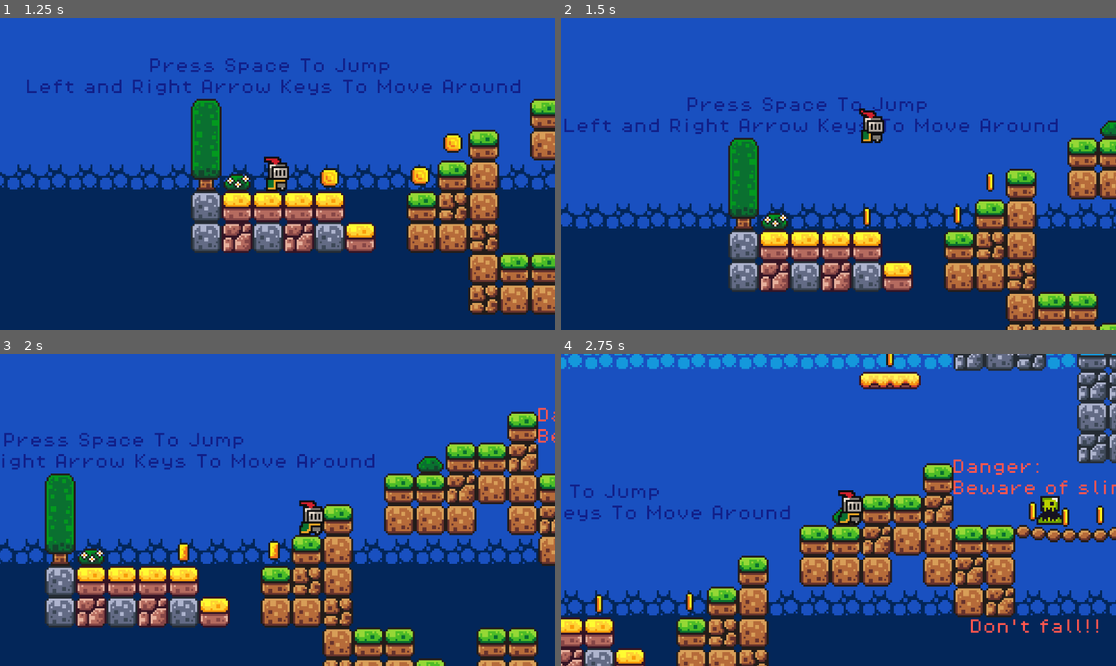
Above: before the commit, frames 1-4 (two rows, left to right).
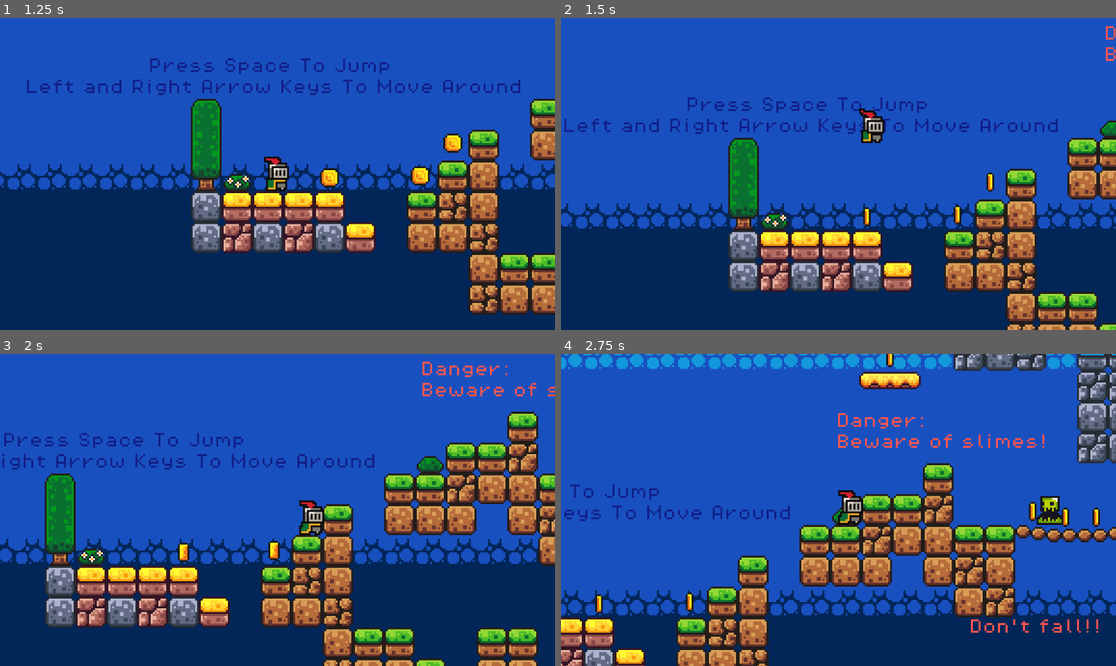
Above: after the commit, the same moments.

Repository: furiousrider8-dev/Game-for-hackaton
Game: Godot game, scene res://scenes/main_menu.tscn
The game is run twice, just before and just after one commit, with the same random seed, the same clock (stepped at 60 frames per second) and the same inputs. Sound files missing from this copy of the repository are replaced by a short silence.
Inputs (mouse positions are in pixels of both pictures, inside the frame that each line leads up to):
- Up to frame 1 (1.25 s): click (277, 161) at 0.5 s
- Up to frame 2 (1.5 s): tap Space (jump) at 1.25 s; move the mouse to (960, 158) at 1.27 s; hold Right (move_right) from 1.28 s (still down); tap E (interact) at 1.35 s; click (960, 158) at 1.42 s
- Up to frame 3 (2 s): keep holding Right (move_right); tap Space (jump) at 1.52 s
- Up to frame 4 (2.75 s): keep holding Right (move_right); tap Space (jump) at 2, 2.27 s; move the mouse to (727, 525) at 2.02 s; tap E (interact) at 2.1 s; click (727, 525) at 2.17 s

Frame 1 is identical in both runs. In frame 2, 0.1% of the frame differs, in the area x 98-100%, y 2-14%; in frame 3, 0.7%; in frame 4, 1.4%, in the area x 49-100%, y 18-56%.

Commit message:
added powerups, debugged visibility errors

Diff:
--- a/project.godot
+++ b/project.godot
@@ -22,6 +22,10 @@
 [autoload]
 
 Music="*uid://ij68546t120"
+
+[display]
+
+mouse_cursor/custom_image="uid://3r12vvcvxp45"
 
 [editor_plugins]
 
--- a/scenes/Lvl1.tscn
+++ b/scenes/Lvl1.tscn
@@ -11,6 +11,7 @@
 [ext_resource type="FontFile" uid="uid://chg7on8f8pcgl" path="res://assets/Assets, scripts, scenes/brackeys_platformer_assets/Assets/fonts/PixelOperator8.ttf" id="8_gee14"]
 [ext_resource type="FontFile" uid="uid://5kknbg26t02w" path="res://assets/Assets, scripts, scenes/brackeys_platformer_assets/Assets/fonts/PixelOperator8-Bold.ttf" id="9_0tnpc"]
 [ext_resource type="PackedScene" uid="uid://yw5072s1d41f" path="res://scenes/door.tscn" id="11_yiohx"]
+[ext_resource type="PackedScene" uid="uid://cpv27fjutsuq5" path="res://scenes/power_up_block_1.tscn" id="12_mkjed"]
 
 [sub_resource type="TileSetAtlasSource" id="TileSetAtlasSource_lnu2h"]
 texture = ExtResource("2_yqjtg")
@@ -432,10 +433,10 @@
 position = Vector2(314, -4)
 
 [node name="Coin6" parent="Coins" unique_id=827632800 instance=ExtResource("5_iywne")]
-position = Vector2(332, -5)
+position = Vector2(330, -4)
 
 [node name="Coin7" parent="Coins" unique_id=1040524033 instance=ExtResource("5_iywne")]
-position = Vector2(349, -7)
+position = Vector2(345, -6)
 
 [node name="Coin9" parent="Coins" unique_id=1291488359 instance=ExtResource("5_iywne")]
 position = Vector2(264, -133)
@@ -520,8 +521,9 @@
 tile_set = SubResource("TileSet_0tnpc")
 metadata/_edit_lock_ = true
 
-[node name="Enemy" parent="." unique_id=377367058 instance=ExtResource("7_u5sy4")]
+[node name="Enemy" parent="." unique_id=377367058 node_paths=PackedStringArray("linked_block") instance=ExtResource("7_u5sy4")]
 position = Vector2(280, 0)
+linked_block = NodePath("../PowerUpBlock1")
 
 [node name="Labels" type="Node" parent="." unique_id=176473728]
 
@@ -551,10 +553,10 @@
 vertical_alignment = 1
 
 [node name="Label3" type="Label" parent="Labels" unique_id=2053213317]
-offset_left = 255.0
-offset_top = -34.0
-offset_right = 365.0
-offset_bottom = -15.0
+offset_left = 195.0
+offset_top = -58.0
+offset_right = 305.0
+offset_bottom = -39.0
 theme_override_colors/font_color = Color(1, 0.33876982, 0.3046036, 1)
 theme_override_fonts/font = ExtResource("8_gee14")
 theme_override_font_sizes/font_size = 8
@@ -587,3 +589,6 @@
 
 [node name="Door" parent="." unique_id=471333573 instance=ExtResource("11_yiohx")]
 position = Vector2(741, -115)
+
+[node name="PowerUpBlock1" parent="." unique_id=1383947869 instance=ExtResource("12_mkjed")]
+position = Vector2(281, -7)
--- /dev/null
+++ b/scenes/power_up_block_1.tscn
@@ -0,0 +1,37 @@
+[gd_scene format=3 uid="uid://cpv27fjutsuq5"]
+
+[ext_resource type="Script" uid="uid://cj3a3lp7r23nb" path="res://scripts/power_up_block_1.gd" id="1_p2jia"]
+[ext_resource type="Texture2D" uid="uid://cm5348jeelka4" path="res://assets/Assets, scripts, scenes/brackeys_platformer_assets/Assets/sprites/world_tileset.png" id="2_b5hpp"]
+[ext_resource type="FontFile" uid="uid://chg7on8f8pcgl" path="res://assets/Assets, scripts, scenes/brackeys_platformer_assets/Assets/fonts/PixelOperator8.ttf" id="3_7fkl4"]
+[ext_resource type="AudioStream" uid="uid://bunkxemply700" path="res://assets/Assets, scripts, scenes/brackeys_platformer_assets/Assets/sounds/power_up.wav" id="3_s66or"]
+
+[sub_resource type="AtlasTexture" id="AtlasTexture_a3yms"]
+atlas = ExtResource("2_b5hpp")
+region = Rect2(0, 32, 16, 16)
+
+[sub_resource type="RectangleShape2D" id="RectangleShape2D_m877x"]
+size = Vector2(16, 15)
+
+[node name="PowerUpBlock1" type="Area2D" unique_id=1383947869]
+collision_mask = 2
+script = ExtResource("1_p2jia")
+
+[node name="Sprite2D" type="Sprite2D" parent="." unique_id=1583230820]
+texture = SubResource("AtlasTexture_a3yms")
+
+[node name="CollisionShape2D" type="CollisionShape2D" parent="." unique_id=451516967]
+position = Vector2(0, 0.5)
+shape = SubResource("RectangleShape2D_m877x")
+
+[node name="AudioStreamPlayer" type="AudioStreamPlayer" parent="." unique_id=1438803197]
+stream = ExtResource("3_s66or")
+
+[node name="Label" type="Label" parent="." unique_id=426180321]
+offset_left = 8.0
+offset_top = -23.0
+offset_right = 34.0
+offset_bottom = -2.0
+theme_override_fonts/font = ExtResource("3_7fkl4")
+theme_override_font_sizes/font_size = 8
+text = "Press E to Interact"
+autowrap_mode = 2
--- a/scripts/killzone.gd
+++ b/scripts/killzone.gd
@@ -5,12 +5,16 @@
 
 
 func _on_body_entered(body):
-	print("You Died!")
-	Engine.time_scale = 0.5
-	body.die()
-	$CollisionShape2D.queue_free()
-	%die.play()
-	timer.start()
+	if body.is_in_group("player"):
+		if body.is_invincible:
+			return
+		else:
+			print("You Died!")
+			Engine.time_scale = 0.5
+			body.die()
+			$CollisionShape2D.queue_free()
+			%die.play()
+			timer.start()
 
 
 func _on_timer_timeout() -> void:
--- a/scripts/player_sprite.gd
+++ b/scripts/player_sprite.gd
@@ -36,6 +36,16 @@
 
 	move_and_slide()
 
+func apply_invincibility(duration: float) -> void:
+	is_invincible = true
+	var tween = create_tween().set_loops()
+	tween.tween_property(self, "modulate", Color(1, 1, 0, 0.5), 0.15)
+	tween.tween_property(self, "modulate", Color.WHITE, 0.15)
+	await get_tree().create_timer(duration).timeout
+	is_invincible = false
+	modulate = Color.WHITE
+	tween.kill()
+
 func die() -> void:
 	if is_invincible:
 		return
--- /dev/null
+++ b/scripts/power_up_block_1.gd
@@ -0,0 +1,74 @@
+# powerup_block.gd
+extends Area2D
+
+var is_revealed = false
+var powerup_type = -1
+var player_nearby = false
+var player_ref = null
+
+const POWERUP_NAMES = {
+	0: "Speed Boost",
+	1: "Jump Boost",
+	2: "Invincibility"
+}
+const DURATION = 10.0
+
+@onready var label: Label = $Label                    # "Press E to interact"
+@onready var dialogue: Label = $Dialogue              # "You have gained..."
+@onready var audio: AudioStreamPlayer = $AudioStreamPlayer
+
+func _ready() -> void:
+	visible = false
+	$CollisionShape2D.set_deferred("disabled", true)
+	label.hide()
+	body_entered.connect(_on_body_entered)
+	body_exited.connect(_on_body_exited)
+
+func reveal(type: int) -> void:
+	powerup_type = type
+	visible = true
+	$CollisionShape2D.set_deferred("disabled", false)
+
+func _process(delta: float) -> void:
+	if is_revealed:
+		return
+	if player_nearby and Input.is_action_just_pressed("interact"):
+		_collect()
+
+func _on_body_entered(body: Node) -> void:
+	if body.is_in_group("player"):
+		player_nearby = true
+		player_ref = body
+		label.show()
+
+func _on_body_exited(body: Node) -> void:
+	if body.is_in_group("player"):
+		player_nearby = false
+		player_ref = null
+		label.hide()
+
+func _collect() -> void:
+	is_revealed = true
+	label.hide()
+	$Sprite2D.hide()
+	$CollisionShape2D.set_deferred("disabled", true)
+	audio.play()
+	_apply_powerup(player_ref)
+	await get_tree().create_timer(3.0).timeout
+	await audio.finished
+	queue_free()
+
+func _apply_powerup(body: Node) -> void:
+	match powerup_type:
+		0:  # Speed
+			body.SPEED += 100.0
+			await get_tree().create_timer(DURATION).timeout
+			body.SPEED -= 100.0
+		1:  # Jump
+			body.JUMP_VELOCITY -= 200.0
+			await get_tree().create_timer(DURATION).timeout
+			body.JUMP_VELOCITY += 200.0
+		2:  # Invincibility
+			body.is_invincible = true
+			await get_tree().create_timer(DURATION).timeout
+			body.is_invincible = false
Not shown, added: scripts/power_up_block_1.gd.uid
